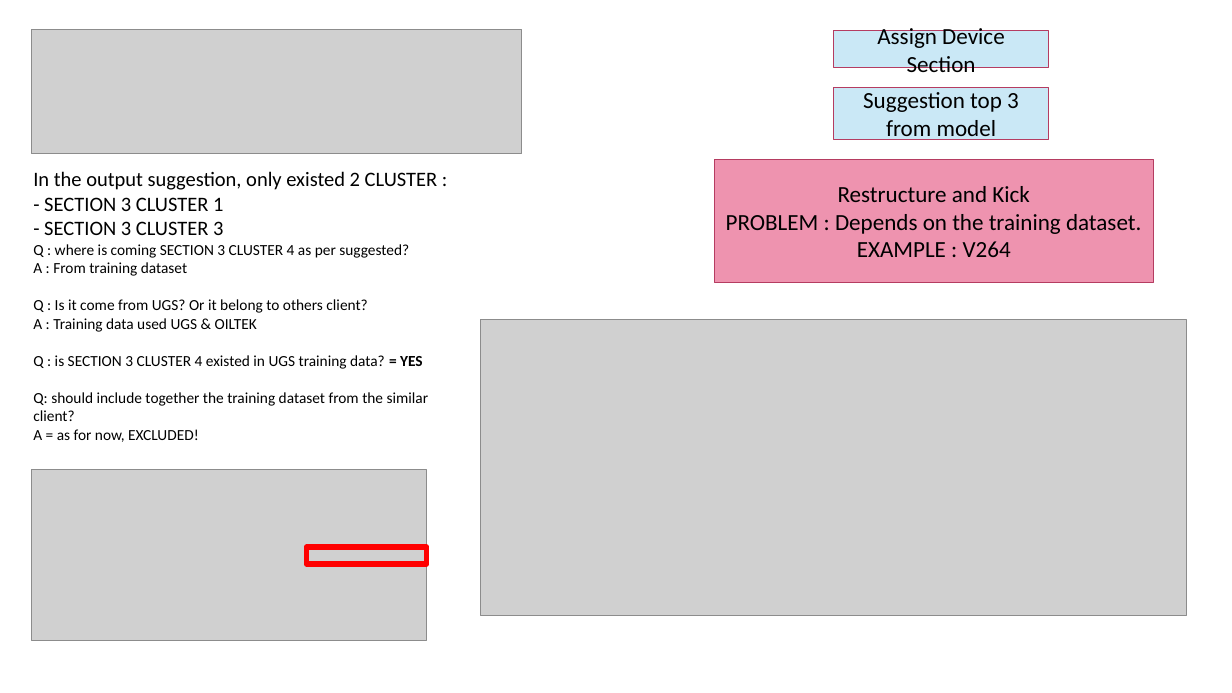
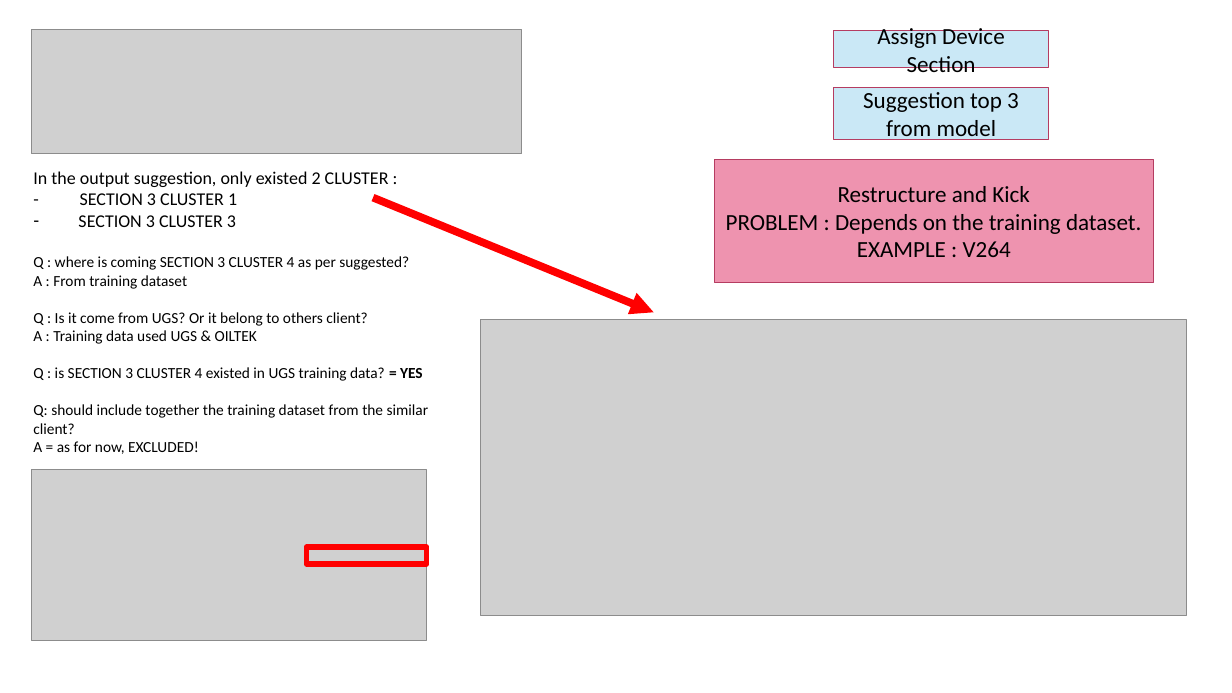
Before and after one commit to Syaziyah30/DeviceCluster, a slide deck: slide 4 of 1.training_model/supplementary/Device Identifier 20260520.pptx. Drawn at 1232x693 pixels with LibreOffice and Linux fonts; fonts in the diff are those of the drawing; grey boxes stand for pictures. Boxes give left, top, right and bottom in pixels: in the first picture for what was removed or moved away, otherwise in the second. Text is boxed around its words. In the diff, an @@ line names an element or a change of style, - is before the commit and + after.

Commit message:
Update output prediction

```diff
--- a/1.training_model/supplementary/Device Identifier 20260520.pptx
+++ b/1.training_model/supplementary/Device Identifier 20260520.pptx
@@ text at [33, 171, 389, 205]: size 16 to 14 pt in "In the output suggestion, only existed 2 ..." @@
@@ arrow added from (373, 198) to (653, 312), #FF0000 6 pt @@
@@ text at [78, 215, 236, 227]: text changed; size 16 to 14 pt @@
-- SECTION 3 CLUSTER 3
+– SECTION 3 CLUSTER 3
```
Also in this commit, not shown: 3 other slides changed, 2 slides added, 2 other files.
